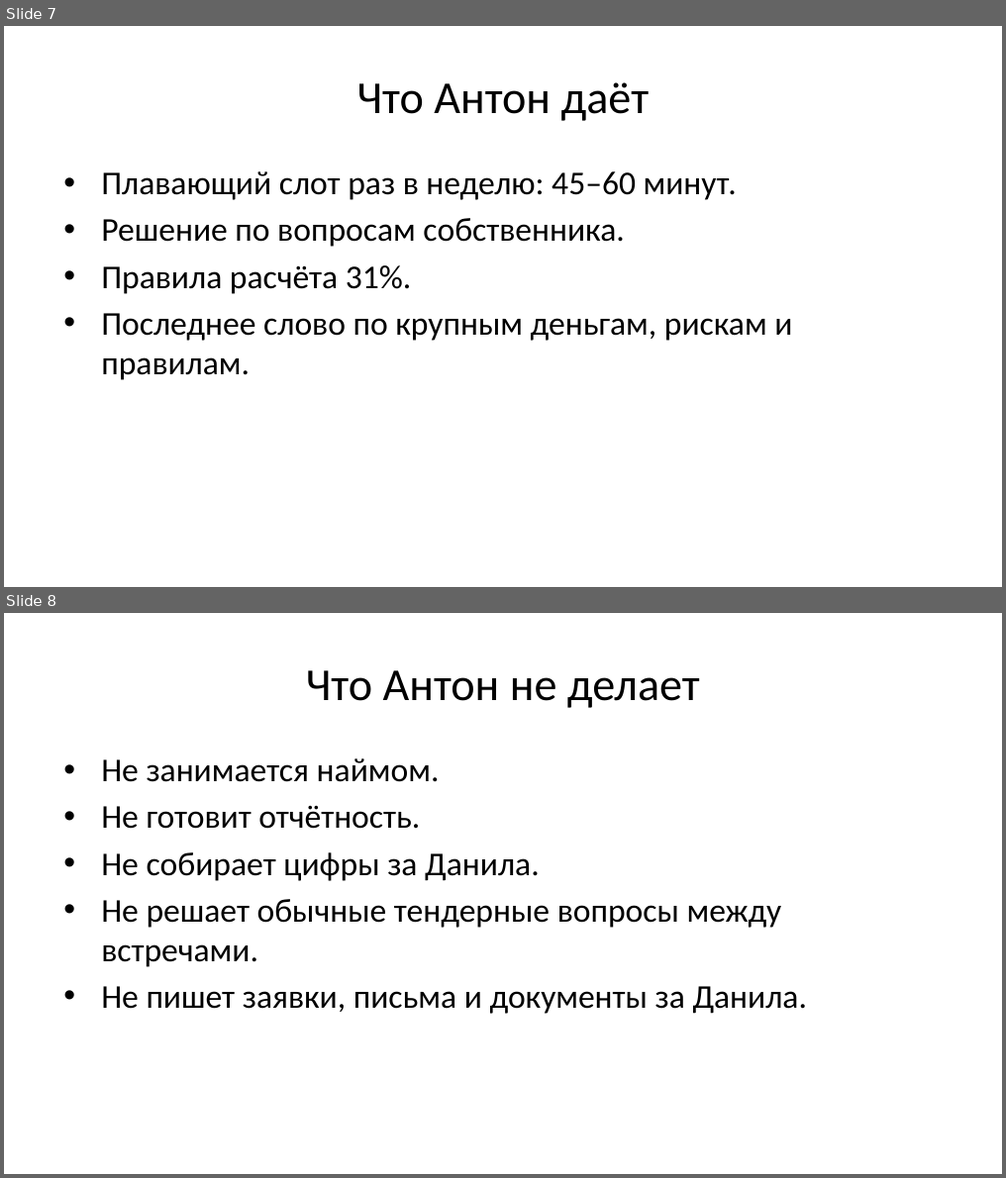
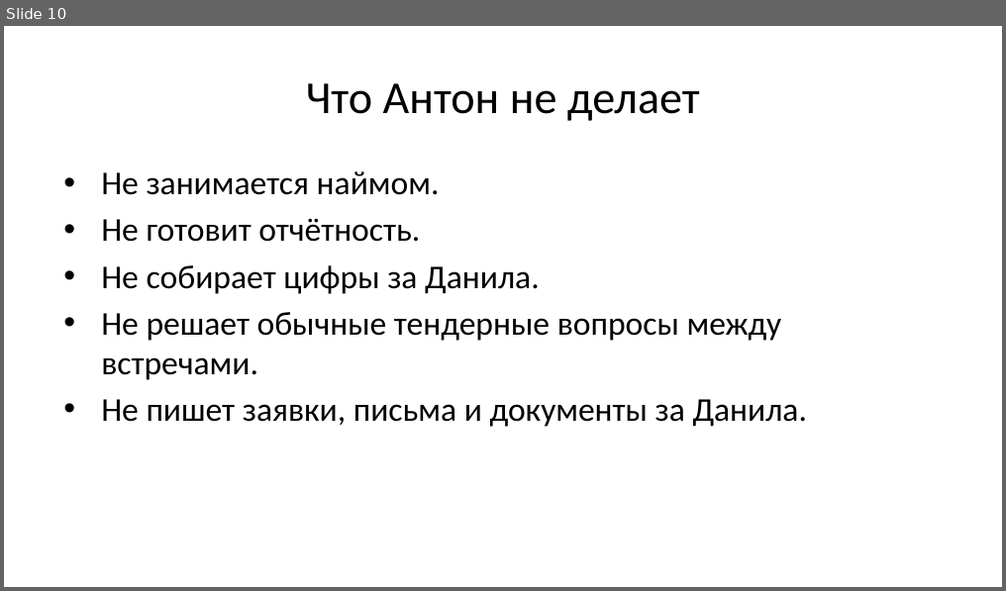
Before and after one commit to instrumentburg-sudo/danil-roadmap, a slide deck: artifacts/slides.pptx. Shown one above the other, each under a label of ours: slides 7 and 8 before the commit, slide 10 after it. The pictures are 1006x1178 and 1006x591 pixels, drawn with LibreOffice and Linux fonts; fonts in the diff are those of the drawing. Boxes give left, top, right and bottom in pixels: in the first picture for what was removed or moved away, otherwise in the second. Text is boxed around its words. In the diff, an @@ line names an element or a change of style, - is before the commit and + after.

```diff
--- a/artifacts/slides.pptx
+++ b/artifacts/slides.pptx
@@ slide 7 removed at <box>4,26,1002,587</box>, background #FFFFFF @@
@@ title removed at <box>357,82,649,121</box> @@
-Что Антон даёт
@@ text removed at <box>101,172,792,380</box> @@
-• Плавающий слот раз в неделю: 45–60 минут.
-• Решение по вопросам собственника.
-• Правила расчёта 31%.
-• Последнее слово по крупным деньгам, рискам и правилам.
@@ what was slide 8 is now slide 10 @@
```
Also in this commit, not shown: 7 slides changed, 5 slides added, 2 other slides removed, 9 other files.
